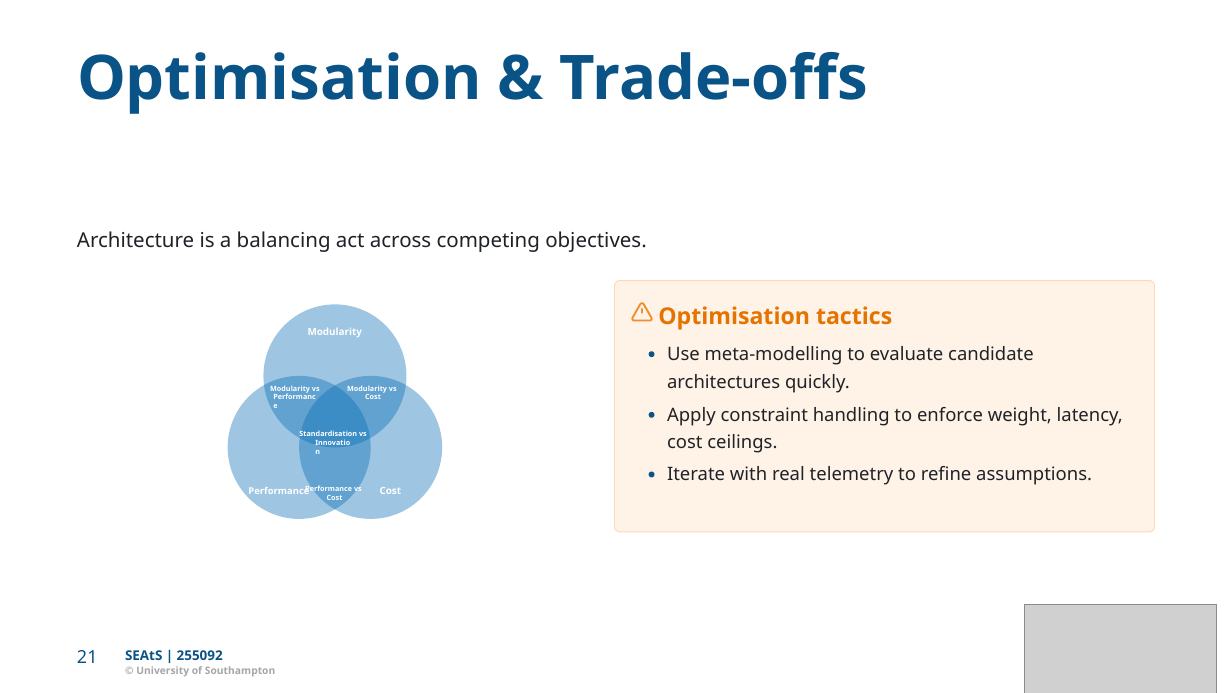
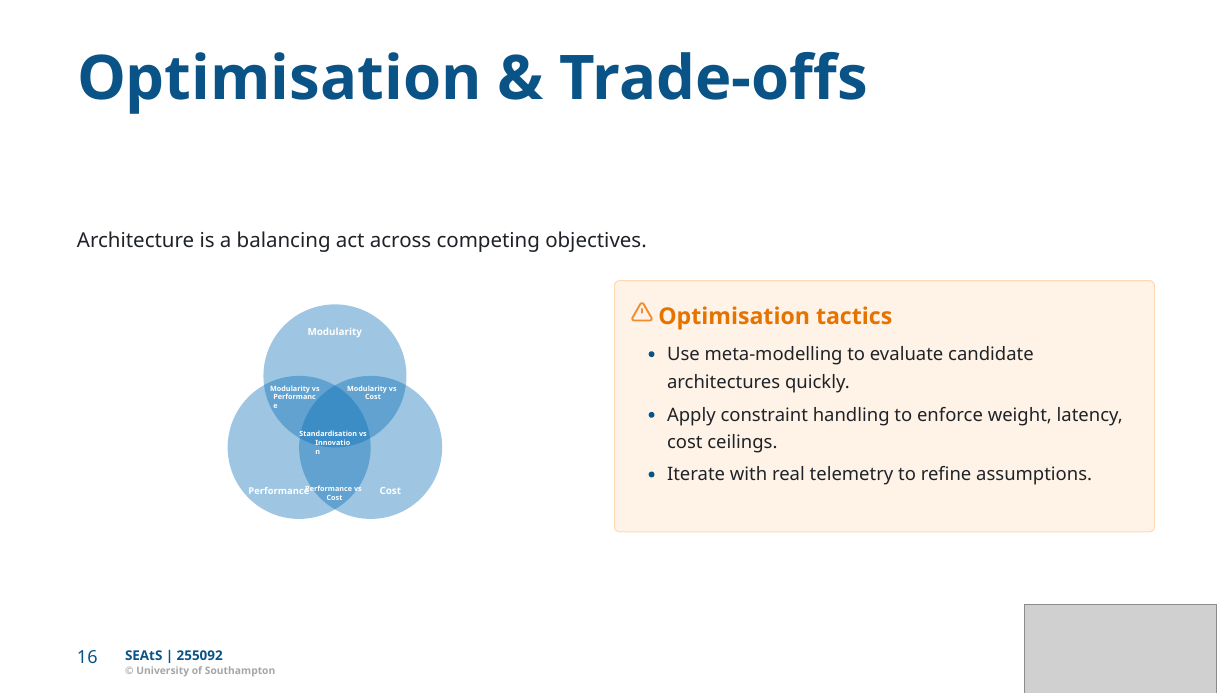
Before and after one commit to Dr-AlHashimy/Module_AICE2005_2627, a slide deck: slide 16 of html/COMP-_L6.1_Lecture.pptx (slide 21 before the commit). Drawn at 1232x693 pixels with LibreOffice and Linux fonts; fonts in the diff are those of the drawing; grey boxes stand for pictures. Boxes give left, top, right and bottom in pixels: in the first picture for what was removed or moved away, otherwise in the second. Text is boxed around its words. In the diff, an @@ line names an element or a change of style, - is before the commit and + after.

```diff
--- a/html/COMP-_L6.1_Lecture.pptx
+++ b/html/COMP-_L6.1_Lecture.pptx
@@ text at <box>77,650,98,663</box>: text changed @@
-21
+16
```
Also in this commit, not shown: 13 other slides changed, 5 slides removed, 5 other files.
